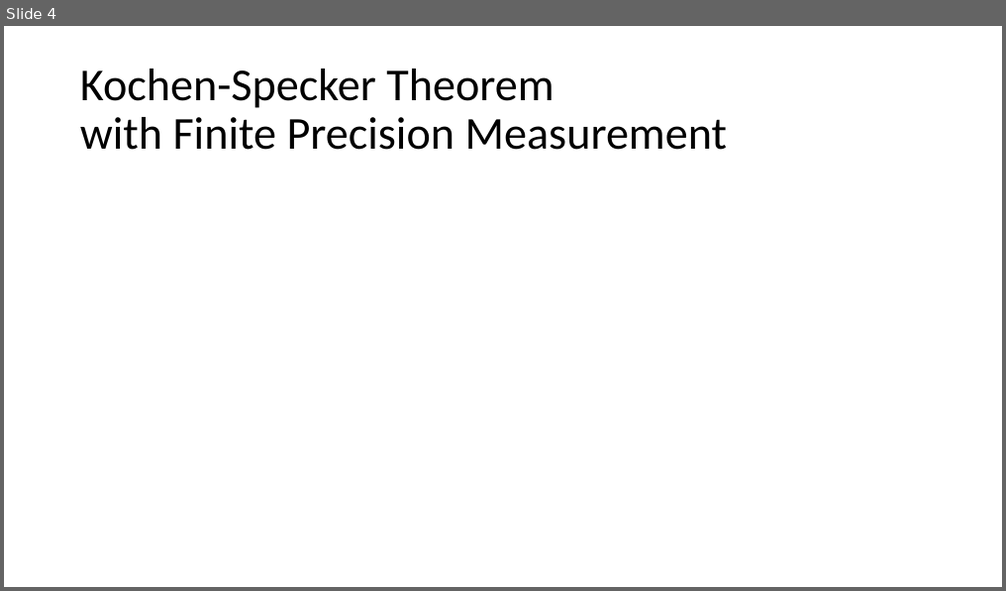
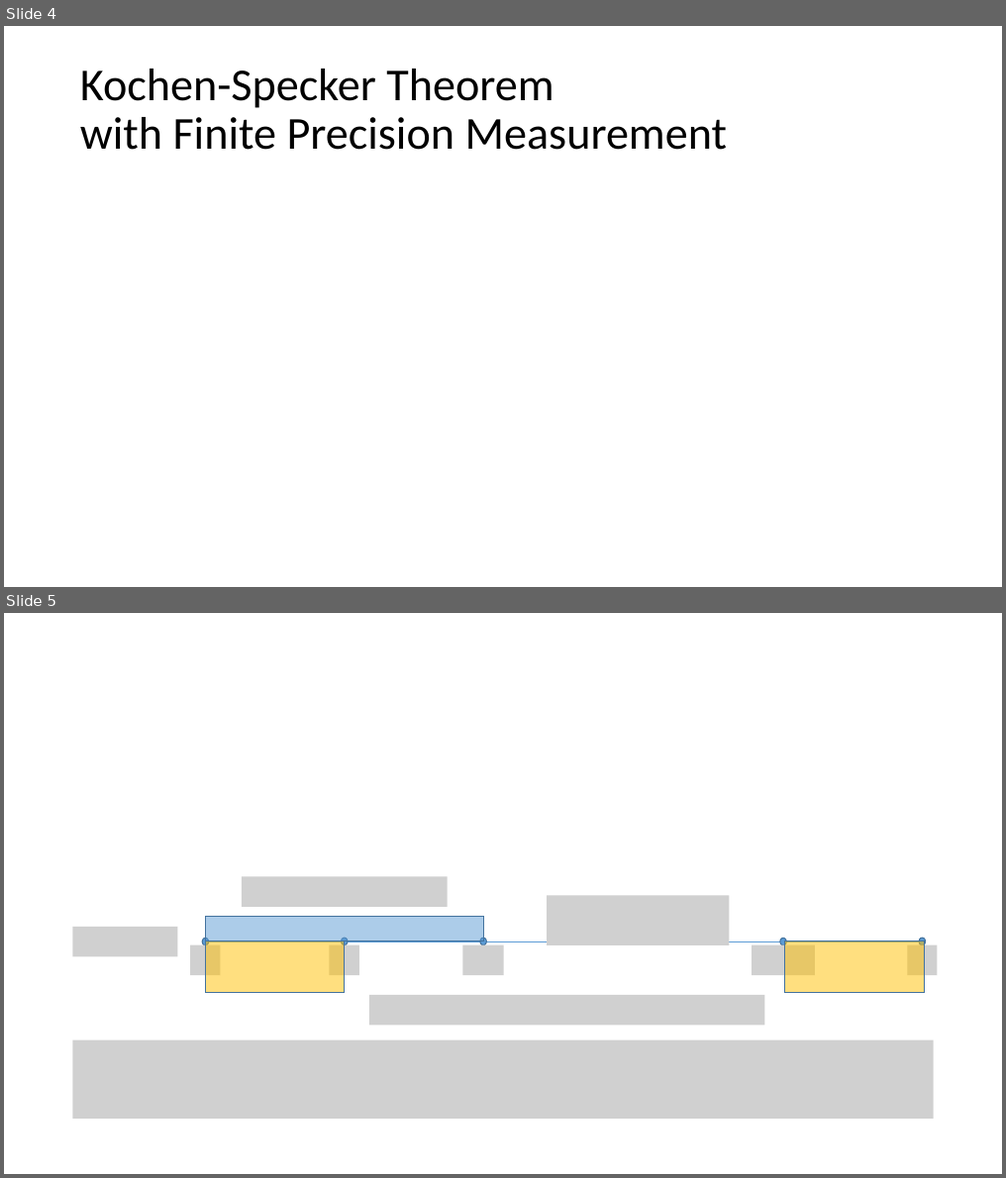
Before and after one commit to yuttai/Contextuality-and-Nonlocality-in-Discrete-Quantum-Theory, a slide deck: Kochen-Specker Theorem in QIVPM.pptx. Shown one above the other, each under a label of ours: slide 4 before the commit, slides 4 and 5 after it. The pictures are 1006x591 and 1006x1178 pixels, drawn with LibreOffice and Linux fonts; fonts in the diff are those of the drawing; grey boxes stand for pictures. Boxes give left, top, right and bottom in pixels: in the first picture for what was removed or moved away, otherwise in the second. Text is boxed around its words. In the diff, an @@ line names an element or a change of style, - is before the commit and + after.

```diff
--- a/Kochen-Specker Theorem in QIVPM.pptx
+++ b/Kochen-Specker Theorem in QIVPM.pptx
@@ slide 5 added at box(4, 613, 1002, 1174), background #FFFFFF @@
@@ picture added at box(242, 876, 448, 906) @@
@@ picture added at box(547, 895, 730, 946) @@
@@ picture added at box(73, 927, 177, 957) @@
@@ ellipse added at box(202, 938, 208, 946), fill #5B9BD5, outline #43739E 1 pt @@
@@ rectangle added at box(205, 917, 483, 942), fill #5B9BD5 at 50% opacity, outline #43739E 1 pt @@
@@ ellipse added at box(341, 938, 347, 946), fill #5B9BD5, outline #43739E 1 pt @@
@@ ellipse added at box(480, 938, 486, 946), fill #5B9BD5, outline #43739E 1 pt @@
@@ ellipse added at box(780, 938, 786, 946), fill #5B9BD5, outline #43739E 1 pt @@
@@ ellipse added at box(920, 938, 926, 946), fill #5B9BD5, outline #43739E 1 pt @@
@@ picture added at box(190, 946, 221, 975) @@
@@ rectangle added at box(205, 942, 345, 992), fill #FFC000 at 50% opacity, outline #43739E 1 pt @@
@@ arrow added from (208, 942) to (926, 942), #5B9BD5 0.5 pt @@
@@ picture added at box(329, 946, 358, 975) @@
@@ picture added at box(463, 946, 503, 975) @@
@@ picture added at box(751, 946, 816, 975) @@
@@ rectangle added at box(785, 942, 925, 992), fill #FFC000 at 50% opacity, outline #43739E 1 pt @@
@@ picture added at box(908, 946, 938, 975) @@
@@ picture added at box(369, 995, 764, 1025) @@
@@ picture added at box(73, 1041, 934, 1119) @@
```
Also in this commit, not shown: 1 slide removed.
